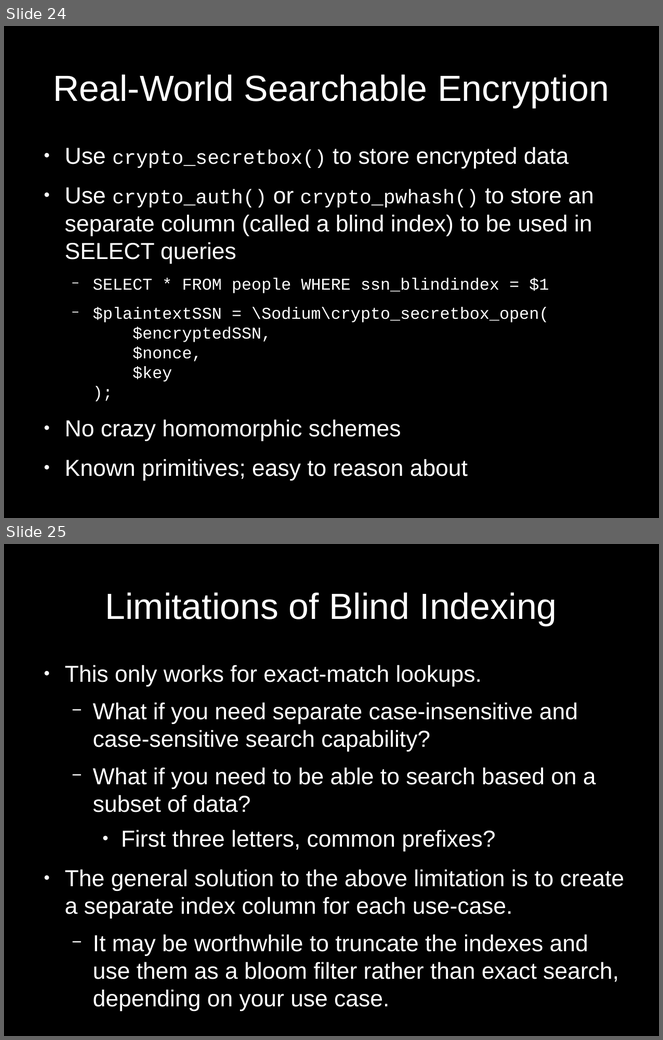
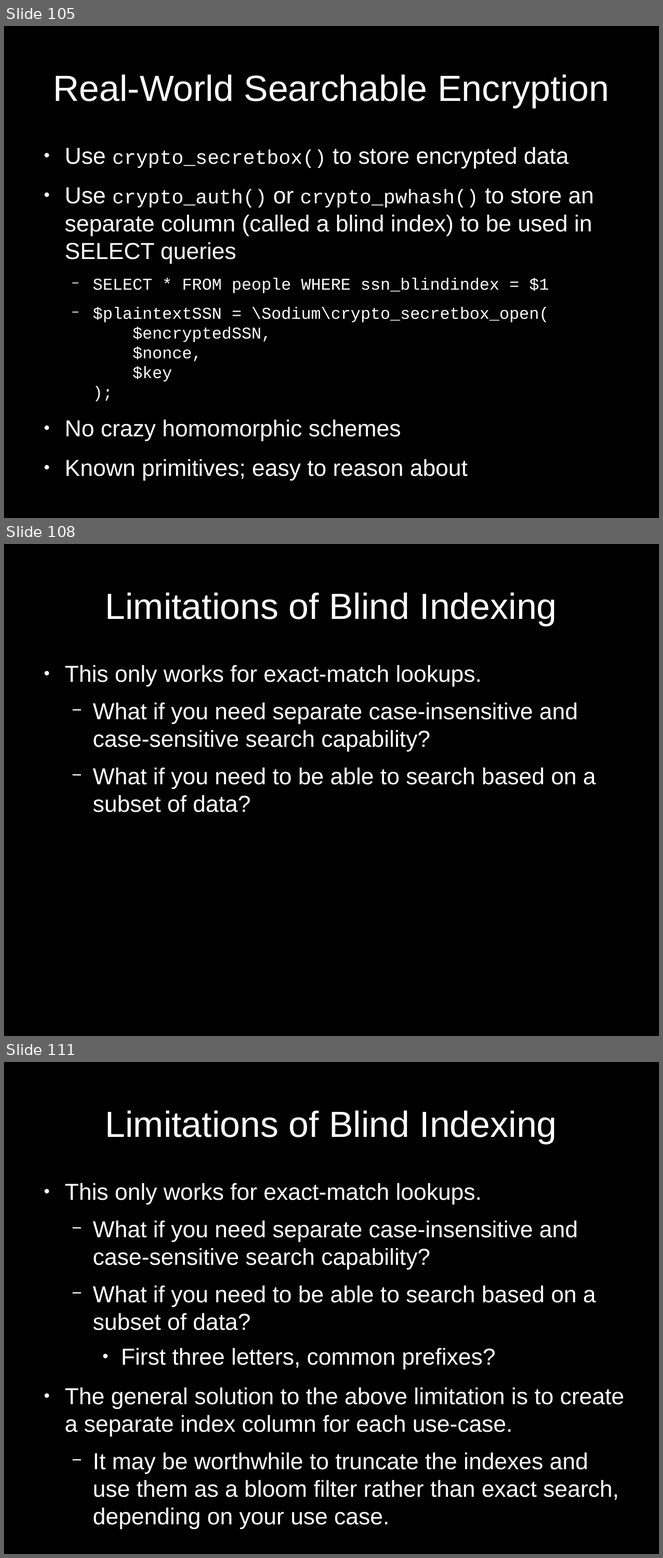
Before and after one commit to paragonie/bsidesorl-2017, a slide deck: talk/20170408-BsidesOrlando-ScottArciszewski.odp. Shown one above the other, each under a label of ours: slides 24 and 25 before the commit, slides 105, 108 and 111 after it; the slides between them are not shown. The pictures are 663x1040 and 663x1558 pixels, drawn with LibreOffice and Linux fonts; fonts in the diff are those of the drawing. Boxes give left, top, right and bottom in pixels: in the first picture for what was removed or moved away, otherwise in the second. Text is boxed around its words. In the diff, an @@ line names an element or a change of style, - is before the commit and + after.

```diff
--- a/talk/20170408-BsidesOrlando-ScottArciszewski.odp
+++ b/talk/20170408-BsidesOrlando-ScottArciszewski.odp
@@ slide 108 added at [4,544,659,1036], background #000000 @@
@@ title added at [105,592,557,626], 44 pt, text #FFFFFF @@
+Limitations of Blind Indexing
@@ text added at [65,665,596,812], 28 pt, text #FFFFFF @@
+● This only works for exact-match lookups.
+  − What if you need separate case-insensitive and case-sensitive search capability?
+  − What if you need to be able to search based on a subset of data?
@@ what was slide 24 is now slide 105 @@
@@ what was slide 25 is now slide 111 @@
```
Also in this commit, not shown: 6 slides changed, 93 other slides added, 1 slide removed, 1 other file.
